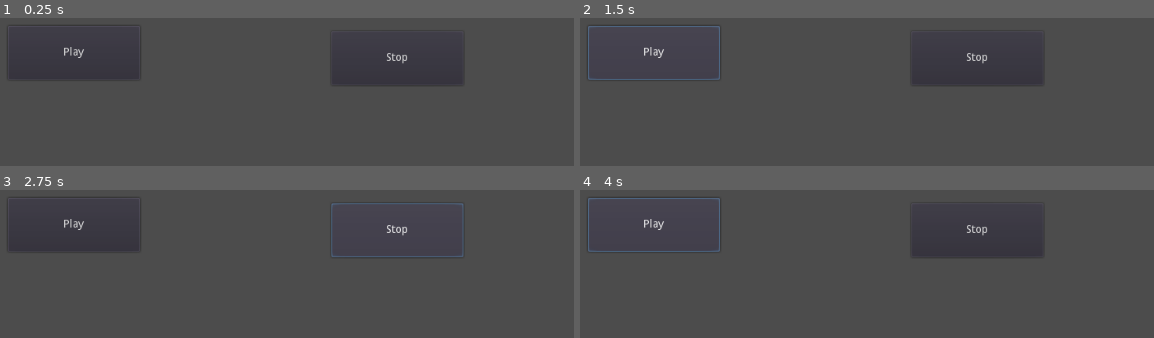
Above: before the commit, frames 1-4 (two rows, left to right).
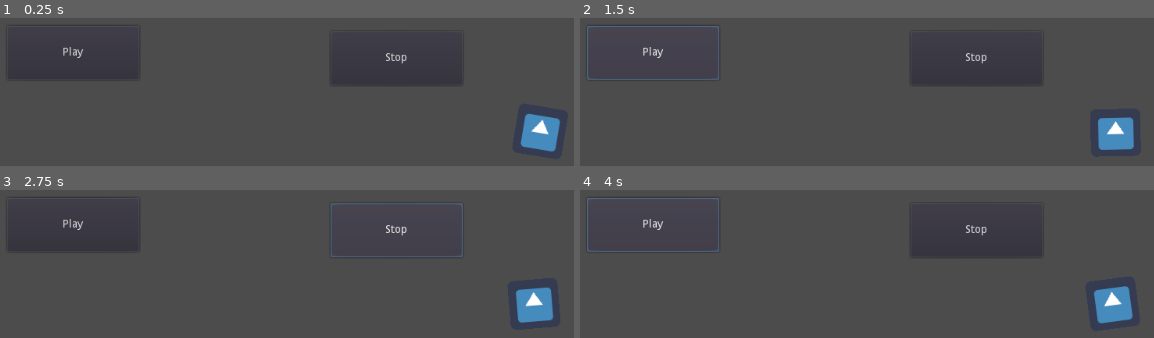
Above: after the commit, the same moments.

Repository: jabcross/cantoras-kawaii
Game: Godot game, scene res://Main.tscn
Same seed, same stepped clock (60 frames per second), same inputs: the game is played once before the commit and once after it. The engine's default icon, where the game draws it, is replaced by a stand-in: a white triangle on a blue panel in a dark square.
Inputs:
- Up to frame 1 (0.25 s): no input
- Up to frame 2 (1.5 s): click "Play" at 0.5 s; click "Play" at 1.25 s
- Up to frame 3 (2.75 s): click "Stop" at 2 s
- Up to frame 4 (4 s): click "Stop" at 2.75 s; click "Play" at 3.5 s

The runs differ from the first frame. In frame 1, 1.7% of the frame differs, in the area x 1-98%, y 6-91%; in frame 2, 1.8%; in frame 3, 1.8%; in frame 4, 1.9%, in the area x 1-97%, y 5-91%.

Commit message:
Dancing boi

Diff:
--- /dev/null
+++ b/Character.gd
@@ -0,0 +1,9 @@
+extends Sprite
+
+export var bpm: float = 120
+export var bump_offset: float = 0
+export var max_scale: float = 1.0
+export var min_scale: float = 0.8
+
+func _ready():
+	pass # Replace with function body.
--- a/Main.gd
+++ b/Main.gd
@@ -15,6 +15,7 @@
 
 func on_play_button():
 	audio_player.play()
+	$Character/AnimationPlayer.play("dance")
 
 func on_stop_button():
 	audio_player.stop()
--- a/Main.tscn
+++ b/Main.tscn
@@ -1,11 +1,43 @@
-[gd_scene load_steps=3 format=2]
+[gd_scene load_steps=5 format=2]
 
 [ext_resource path="res://Main.gd" type="Script" id=1]
 [ext_resource path="res://test.mp3" type="AudioStream" id=2]
+[ext_resource path="res://icon.png" type="Texture" id=3]
+
+[sub_resource type="Animation" id=1]
+resource_name = "dance"
+loop = true
+step = 0.001
+tracks/0/type = "value"
+tracks/0/path = NodePath(".:scale")
+tracks/0/interp = 2
+tracks/0/loop_wrap = true
+tracks/0/imported = false
+tracks/0/enabled = true
+tracks/0/keys = {
+"times": PoolRealArray( 0, 0.449, 0.514, 0.941, 0.999 ),
+"transitions": PoolRealArray( 1, 1, 1, 1, 1 ),
+"update": 0,
+"values": [ Vector2( 1, 0.8 ), Vector2( 1, 1 ), Vector2( 1, 0.8 ), Vector2( 1, 1 ), Vector2( 1, 0.8 ) ]
+}
+tracks/1/type = "value"
+tracks/1/path = NodePath(".:rotation_degrees")
+tracks/1/interp = 2
+tracks/1/loop_wrap = true
+tracks/1/imported = false
+tracks/1/enabled = true
+tracks/1/keys = {
+"times": PoolRealArray( 0, 0.507, 0.992 ),
+"transitions": PoolRealArray( 1, 1, 1 ),
+"update": 0,
+"values": [ -10.0, 10.0, -10.0 ]
+}
 
 [node name="Main" type="Control"]
 anchor_right = 1.0
 anchor_bottom = 1.0
+margin_left = -0.943909
+margin_right = -0.943909
 script = ExtResource( 1 )
 __meta__ = {
 "_edit_use_anchors_": false
@@ -13,6 +45,7 @@
 
 [node name="AudioStreamPlayer" type="AudioStreamPlayer" parent="."]
 stream = ExtResource( 2 )
+volume_db = -32.793
 
 [node name="PlayButton" type="Button" parent="."]
 margin_left = 87.1684
@@ -35,3 +68,14 @@
 __meta__ = {
 "_edit_use_anchors_": false
 }
+
+[node name="Character" type="Sprite" parent="."]
+position = Vector2( 765.768, 480.774 )
+rotation = 0.16574
+scale = Vector2( 1, 0.996022 )
+texture = ExtResource( 3 )
+offset = Vector2( -1.82367, -31.7738 )
+
+[node name="AnimationPlayer" type="AnimationPlayer" parent="Character"]
+playback_speed = 0.85
+anims/dance = SubResource( 1 )
